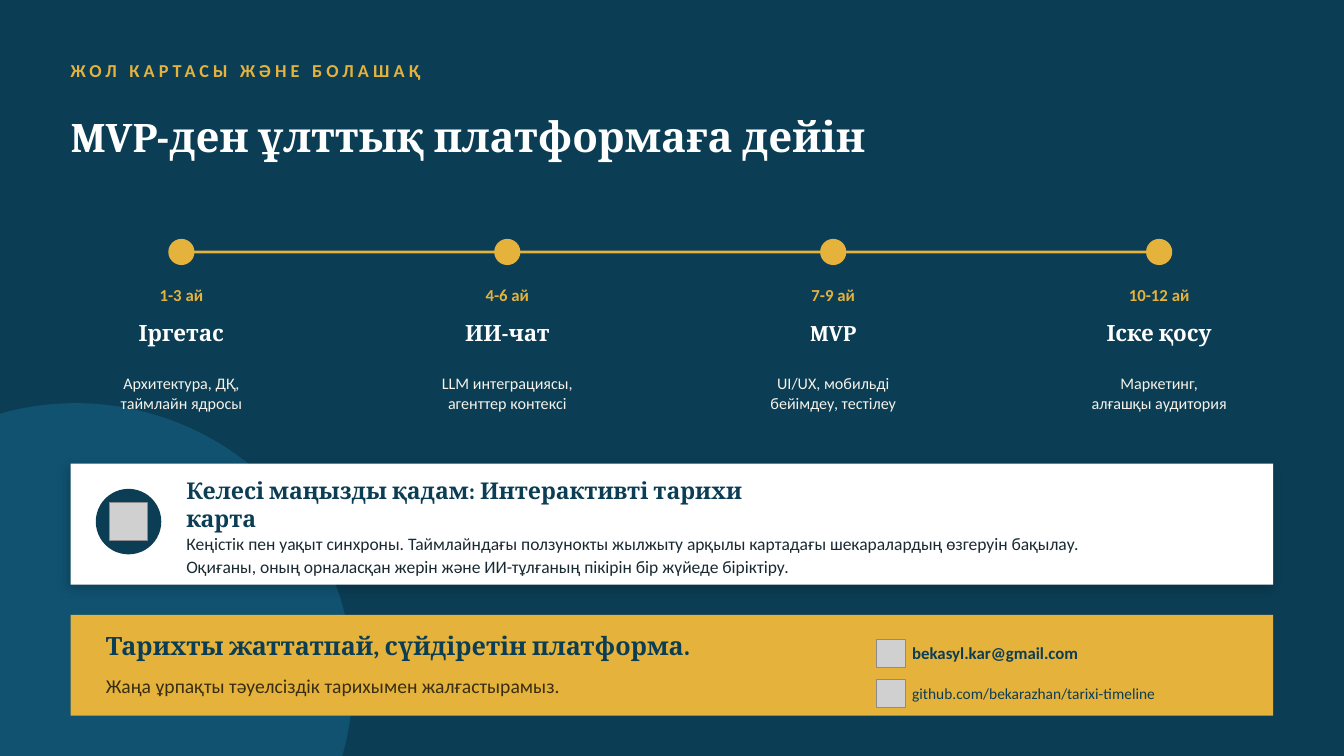
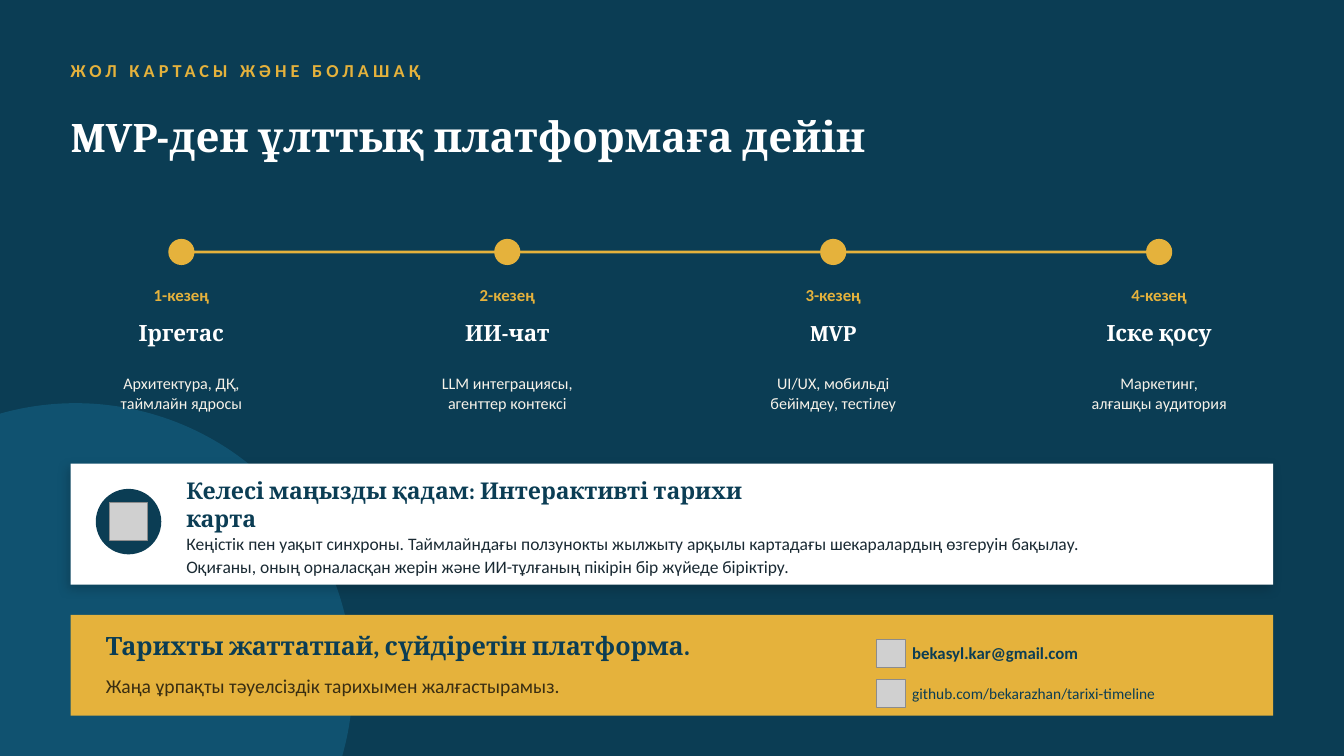
Before and after one commit to bekarazhan/tarixi-timeline, a slide deck: slide 10 of grant-presentation/Tarixi-Timeline_Tauelsizdik_urpaqtary.pptx. Drawn at 1344x756 pixels with LibreOffice and Linux fonts; fonts in the diff are those of the drawing; grey boxes stand for pictures. Boxes give left, top, right and bottom in pixels: in the first picture for what was removed or moved away, otherwise in the second. Text is boxed around its words. In the diff, an @@ line names an element or a change of style, - is before the commit and + after.

```diff
--- a/grant-presentation/Tarixi-Timeline_Tauelsizdik_urpaqtary.pptx
+++ b/grant-presentation/Tarixi-Timeline_Tauelsizdik_urpaqtary.pptx
@@ text at <box>154,290,209,304</box>: text changed @@
-1-3 ай
+1-кезең
@@ text at <box>480,290,535,304</box>: text changed @@
-4-6 ай
+2-кезең
@@ text at <box>806,290,861,304</box>: text changed @@
-7-9 ай
+3-кезең
@@ text at <box>1131,290,1186,304</box>: text changed @@
-10-12 ай
+4-кезең
```
Also in this commit, not shown: 2 other slides changed, 2 other files.
